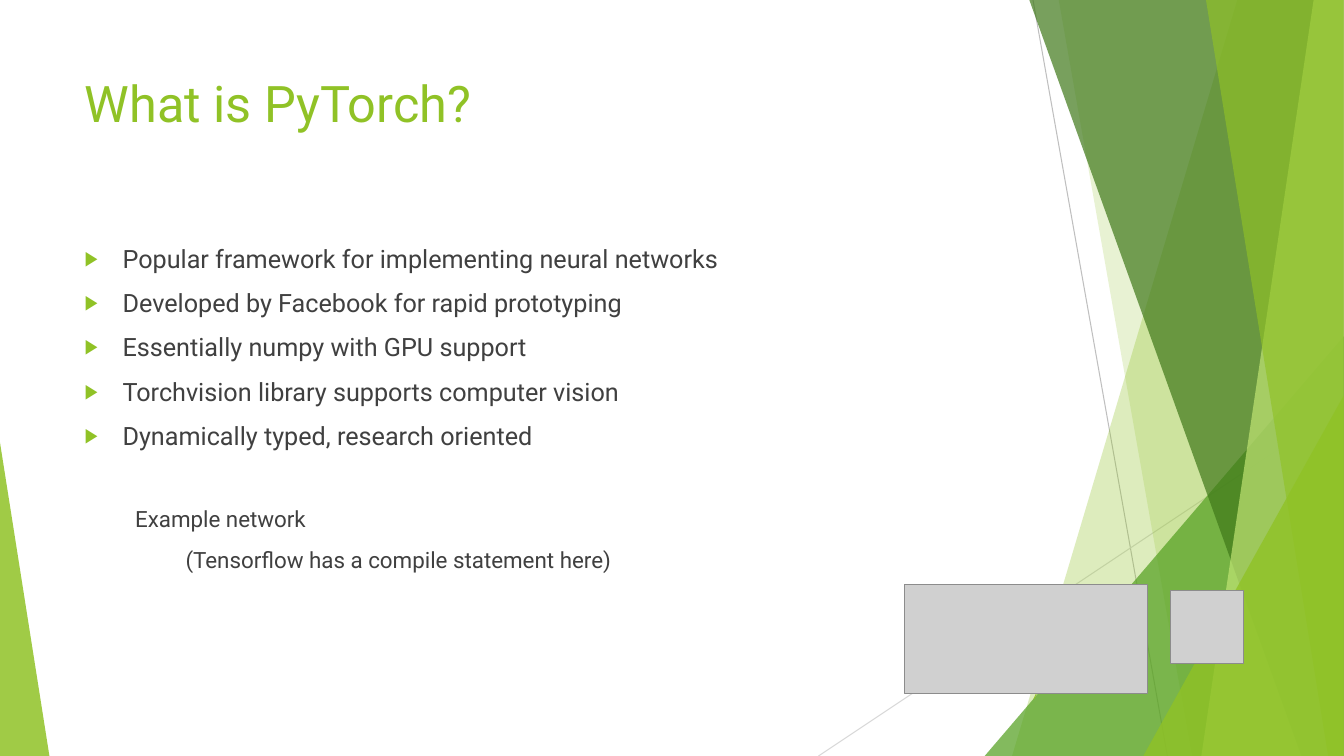
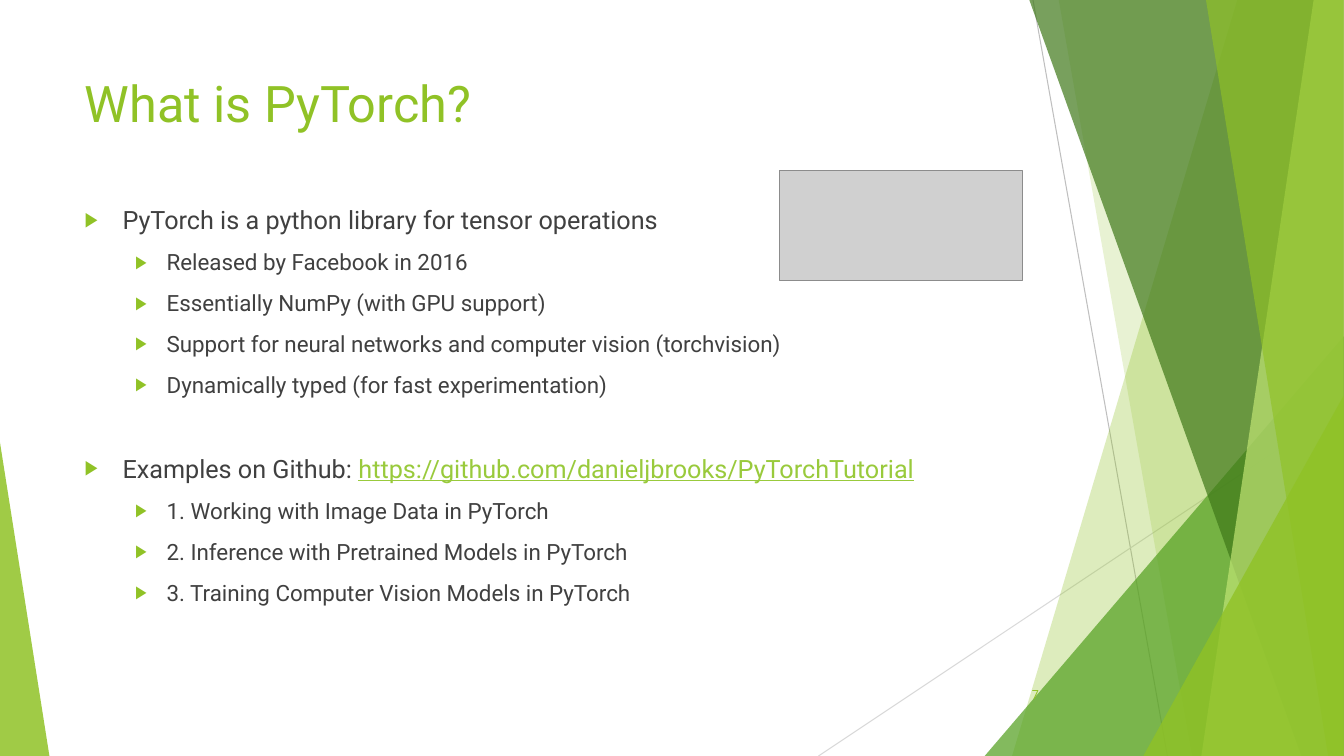
Before and after one commit to danieljbrooks/PyTorchTutorial, a slide deck: slide 7 of computer_vision.pptx. Drawn at 1344x756 pixels with LibreOffice and Linux fonts; fonts in the diff are those of the drawing; grey boxes stand for pictures. Boxes give left, top, right and bottom in pixels: in the first picture for what was removed or moved away, otherwise in the second. Text is boxed around its words. In the diff, an @@ line names an element or a change of style, - is before the commit and + after.

```diff
--- a/computer_vision.pptx
+++ b/computer_vision.pptx
@@ picture: place and size @@
-picture at (905,585,1148,695)
+picture at (780,170,1023,280)
@@ text at (123,210,913,606): text changed; size 18 to 16 pt @@
-▶ Popular framework for implementing neural networks
-▶ Developed by Facebook for rapid prototyping
-▶ Essentially numpy with GPU support
-▶ Torchvision library supports computer vision
-▶ Dynamically typed, research oriented
-  Example network
-  (Tensorflow has a compile statement here)
+▶ PyTorch is a python library for tensor operations
+  ▶ Released by Facebook in 2016
+  ▶ Essentially NumPy (with GPU support)
+  ▶ Support for neural networks and computer vision (torchvision)
+  ▶ Dynamically typed (for fast experimentation)
+▶ Examples on Github: https://github.com/danieljbrooks/PyTorchTutorial
+  ▶ 1. Working with Image Data in PyTorch
+  ▶ 2. Inference with Pretrained Models in PyTorch
+  ▶ 3. Training Computer Vision Models in PyTorch
@@ picture removed at (1171,591,1243,663) @@
```
Also in this commit, not shown: 1 other slide changed, 1 slide removed, 3 other files.
